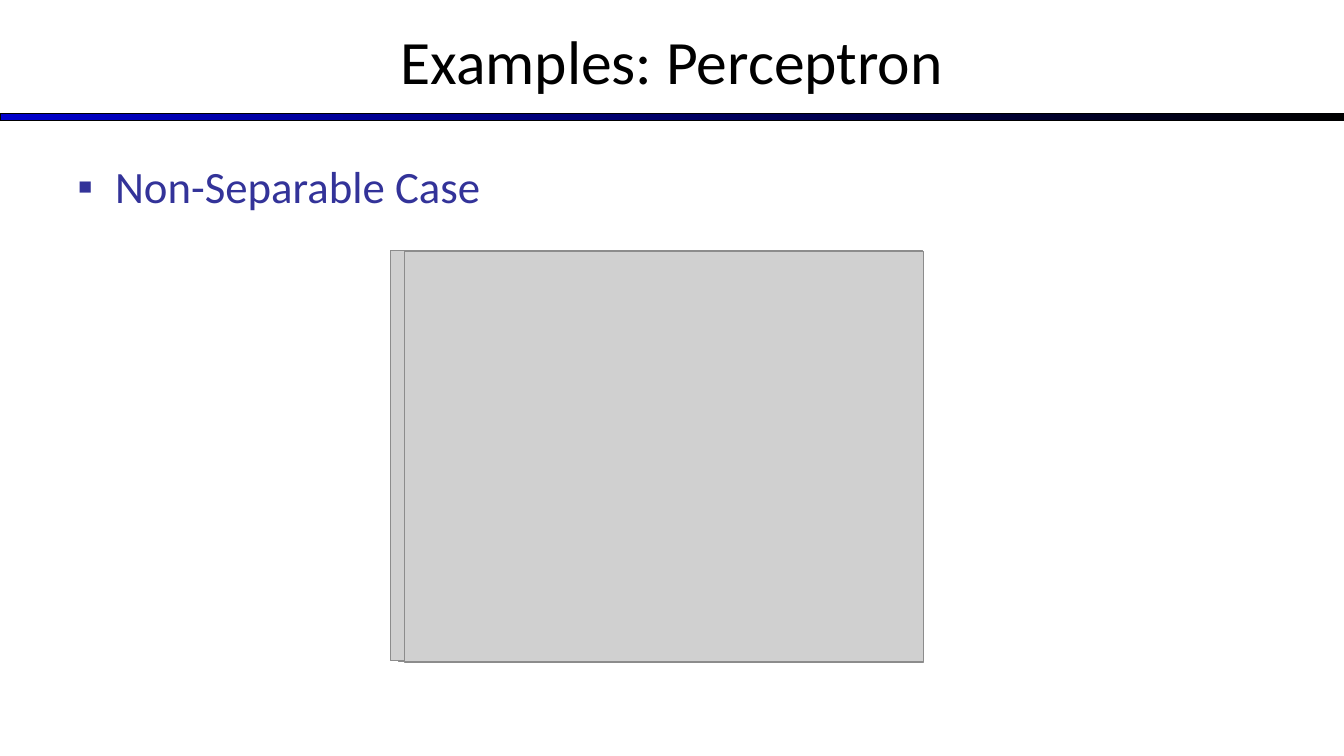
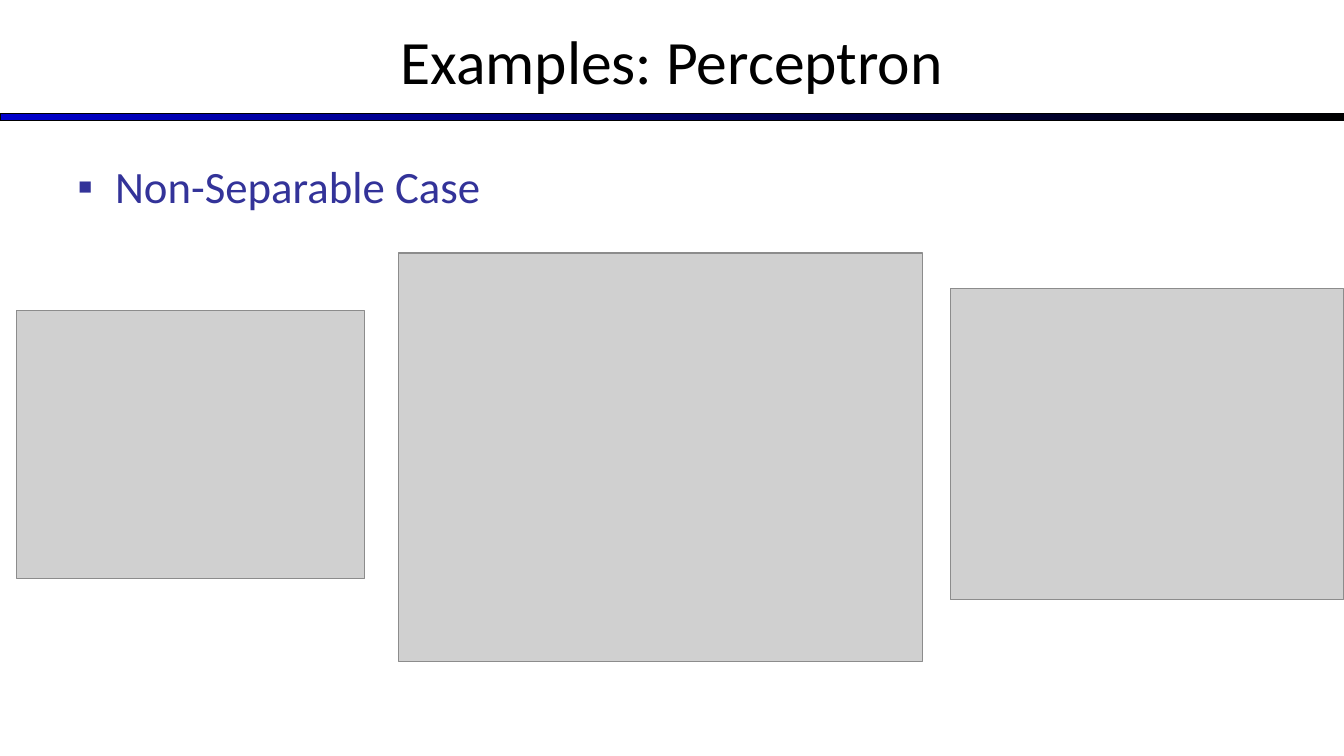
Before and after one commit to amirasem3/Semester_6, a slide deck: slide 21 of Artifitial Inteligence/slides/Perceptrons.pptx (slide 20 before the commit). Drawn at 1344x756 pixels with LibreOffice and Linux fonts; fonts in the diff are those of the drawing; grey boxes stand for pictures. Boxes give left, top, right and bottom in pixels: in the first picture for what was removed or moved away, otherwise in the second. Text is boxed around its words. In the diff, an @@ line names an element or a change of style, - is before the commit and + after.

```diff
--- a/Artifitial Inteligence/slides/Perceptrons.pptx
+++ b/Artifitial Inteligence/slides/Perceptrons.pptx
@@ picture removed at box(390, 250, 923, 660) @@
@@ picture removed at box(404, 251, 925, 661) @@
@@ picture added at box(951, 288, 1344, 600) @@
@@ picture added at box(17, 311, 365, 579) @@
```
Also in this commit, not shown: 1 other slide changed, 1 slide added, 11 other files.
